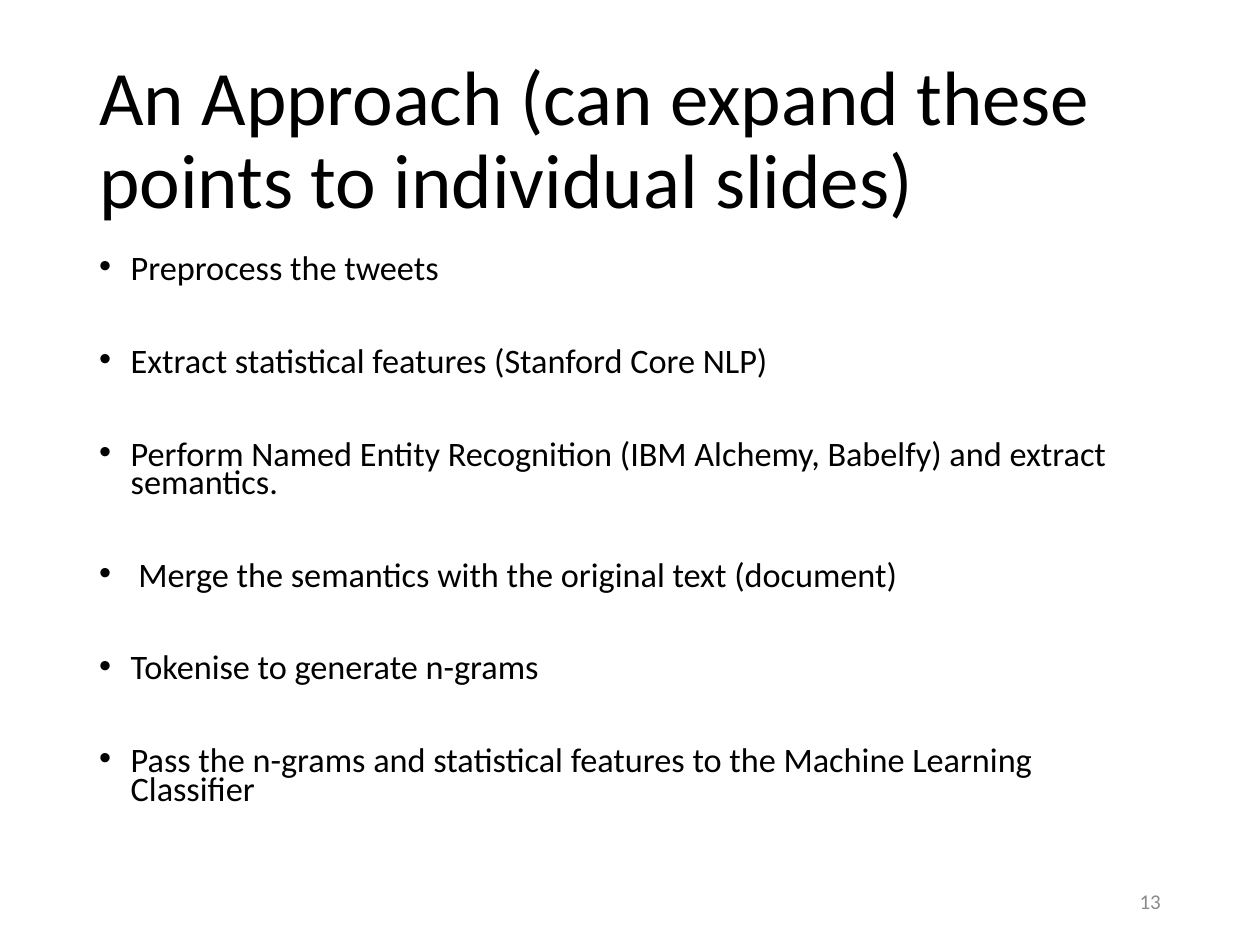
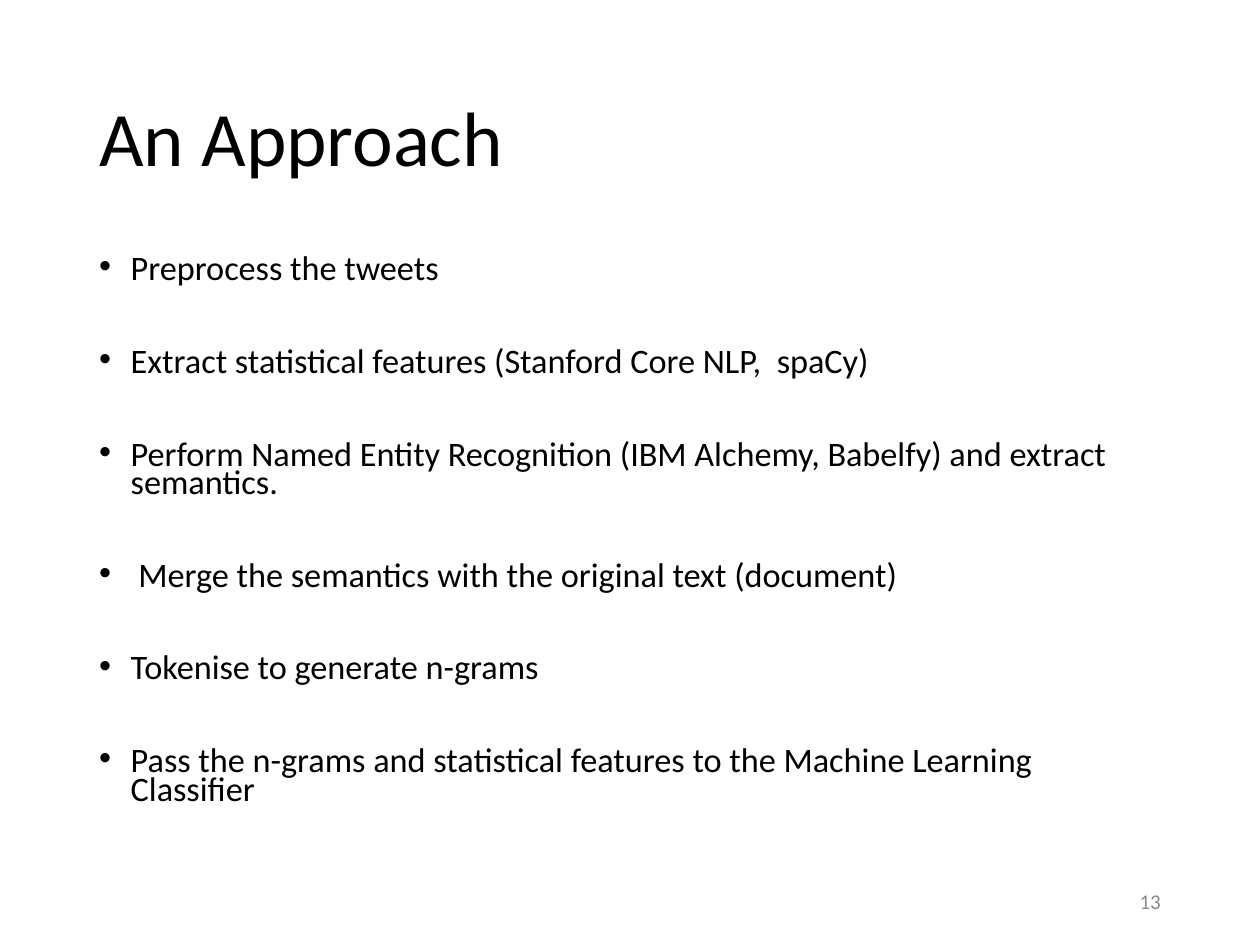
Before and after one commit to evhart/smasac-tutorial, a slide deck: slide 13 of slides/pptx/4-classification.pptx. Drawn at 1260x945 pixels with LibreOffice and Linux fonts; fonts in the diff are those of the drawing. Boxes give left, top, right and bottom in pixels: in the first picture for what was removed or moved away, otherwise in the second. Text is boxed around its words. In the diff, an @@ line names an element or a change of style, - is before the commit and + after.

```diff
--- a/slides/pptx/4-classification.pptx
+++ b/slides/pptx/4-classification.pptx
@@ title at bbox=[99, 112, 503, 179]: text changed @@
-An Approach (can expand these points to individual slides)
+An Approach
@@ text at bbox=[131, 348, 869, 379]: text changed @@
-• Extract statistical features (Stanford Core NLP)
+• Extract statistical features (Stanford Core NLP, spaCy)
```
Also in this commit, not shown: 3 other slides changed.
